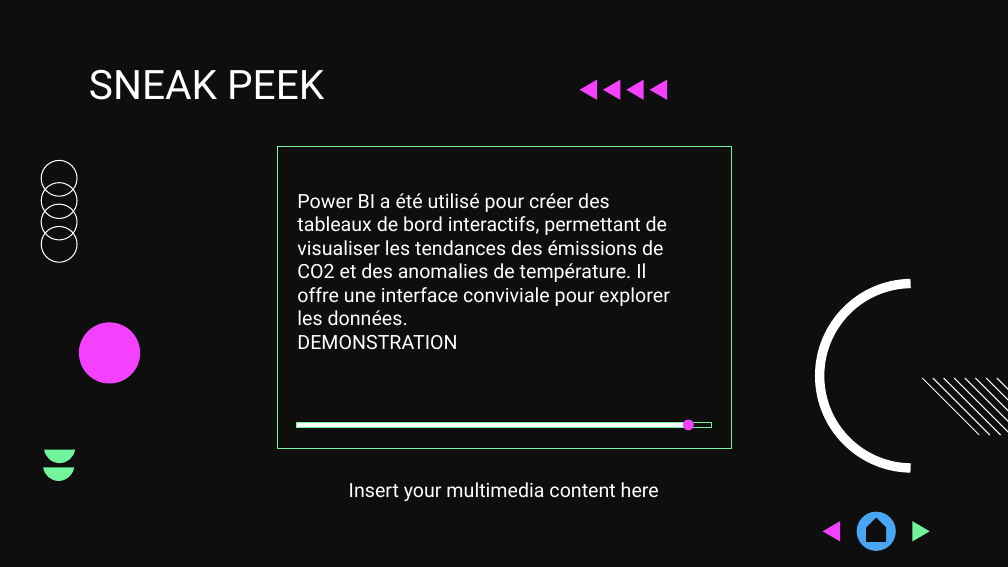
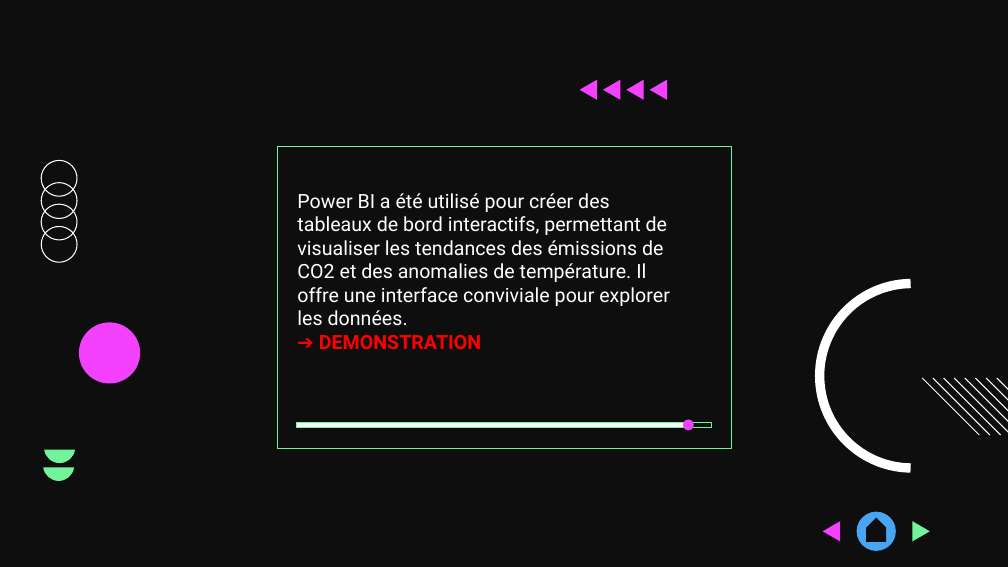
Before and after one commit to ebqydnjni/PROJET-BIGDATA, a slide deck: slide 15 of presentation.pptx. Drawn at 1008x567 pixels with LibreOffice and Linux fonts; fonts in the diff are those of the drawing; background and template pictures are left out. Boxes give left, top, right and bottom in pixels: in the first picture for what was removed or moved away, otherwise in the second. Text is boxed around its words. In the diff, an @@ line names an element or a change of style, - is before the commit and + after.

```diff
--- a/presentation.pptx
+++ b/presentation.pptx
@@ title removed at box(89, 69, 324, 100) @@
-SNEAK PEEK
@@ text at box(319, 335, 482, 350): text changed; text colour #FFFFFF to #FF0000; bold on @@
-DEMONSTRATION
+➔ DEMONSTRATION
@@ text removed at box(349, 482, 659, 501) @@
-Insert your multimedia content here
```
Also in this commit, not shown: 1 other slide changed.
